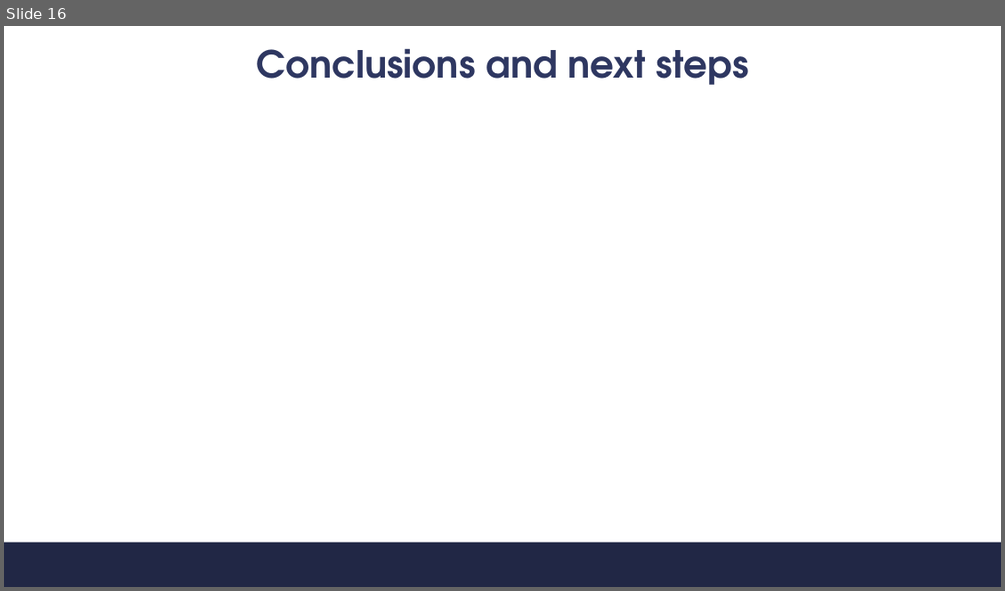
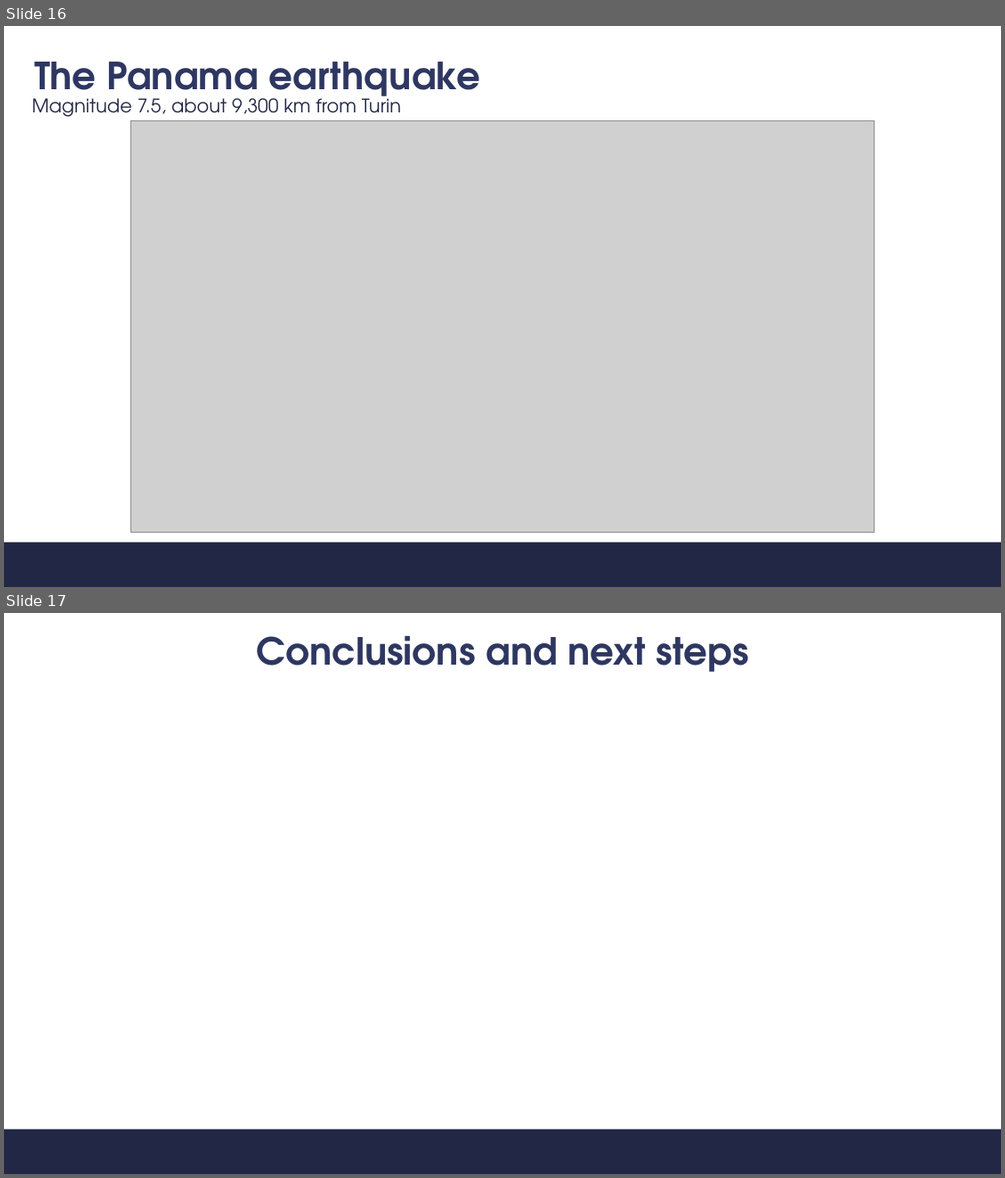
Before and after one commit to s347960/Presentazione, a slide deck: Discussione.pptx. Shown one above the other, each under a label of ours: slide 16 before the commit, slides 16 and 17 after it. The pictures are 1005x591 and 1005x1178 pixels, drawn with LibreOffice and Linux fonts; fonts in the diff are those of the drawing; grey boxes stand for pictures; background and template pictures are left out. Boxes give left, top, right and bottom in pixels: in the first picture for what was removed or moved away, otherwise in the second. Text is boxed around its words. In the diff, an @@ line names an element or a change of style, - is before the commit and + after.

```diff
--- a/Discussione.pptx
+++ b/Discussione.pptx
@@ slide 16 added at bbox=[4, 26, 1001, 587], background #FFFFFF; not listed: 1 template element that a slide beside it also shows @@
@@ title added at bbox=[34, 62, 480, 105], 36 pt, text #2E3761, bold @@
+The Panama earthquake
@@ text added at bbox=[32, 93, 401, 121], 18 pt, text #212745 @@
+Magnitude 7.5, about 9,300 km from Turin
@@ picture added at bbox=[131, 121, 874, 532] @@
@@ what was slide 16 is now slide 17 @@
```
Also in this commit, not shown: 4 slides changed, 6 other slides added, 6 slides removed, 6 other files.
